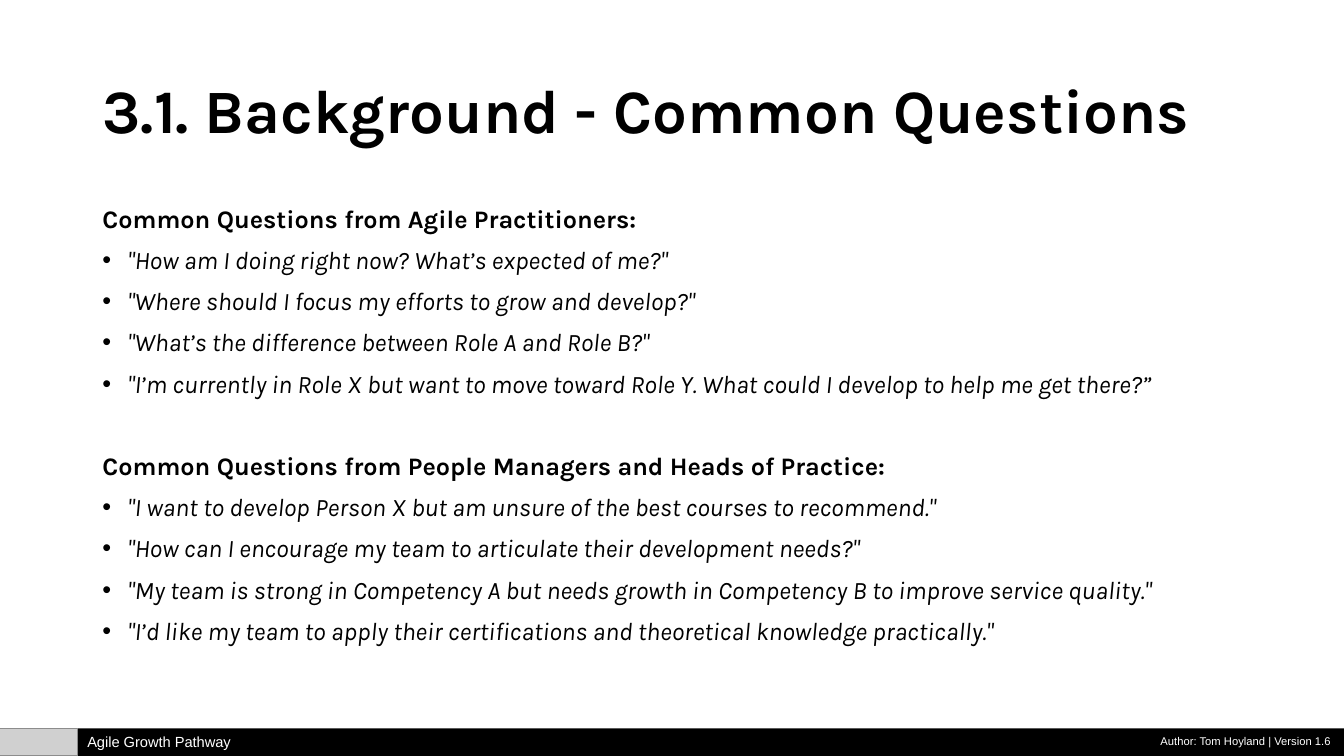
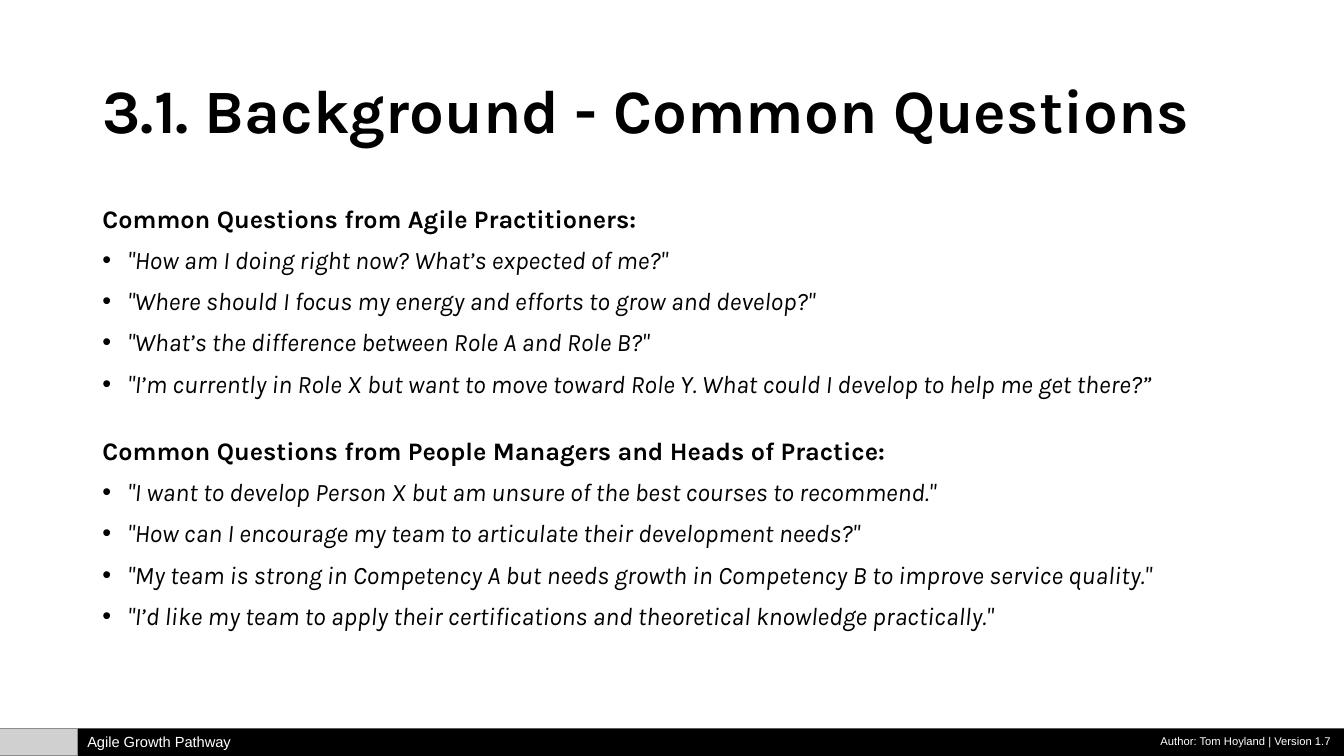
Before and after one commit to tomhoyland/agile-growth-pathway, a slide deck: slide 6 of Agile-Growth-Pathway.pptx. Drawn at 1344x756 pixels with LibreOffice and Linux fonts; fonts in the diff are those of the drawing; grey boxes stand for pictures. Boxes give left, top, right and bottom in pixels: in the first picture for what was removed or moved away, otherwise in the second. Text is boxed around its words. In the diff, an @@ line names an element or a change of style, - is before the commit and + after.

```diff
--- a/Agile-Growth-Pathway.pptx
+++ b/Agile-Growth-Pathway.pptx
@@ text at <box>128,292,815,317</box>: text changed @@
-• "Where should I focus my efforts to grow and develop?"
+• "Where should I focus my energy and efforts to grow and develop?"
@@ text at <box>1160,737,1331,748</box>: text changed @@
-Author: Tom Hoyland | Version 1.6
+Author: Tom Hoyland | Version 1.7
```
Also in this commit, not shown: 15 other slides changed, 1 other file.
